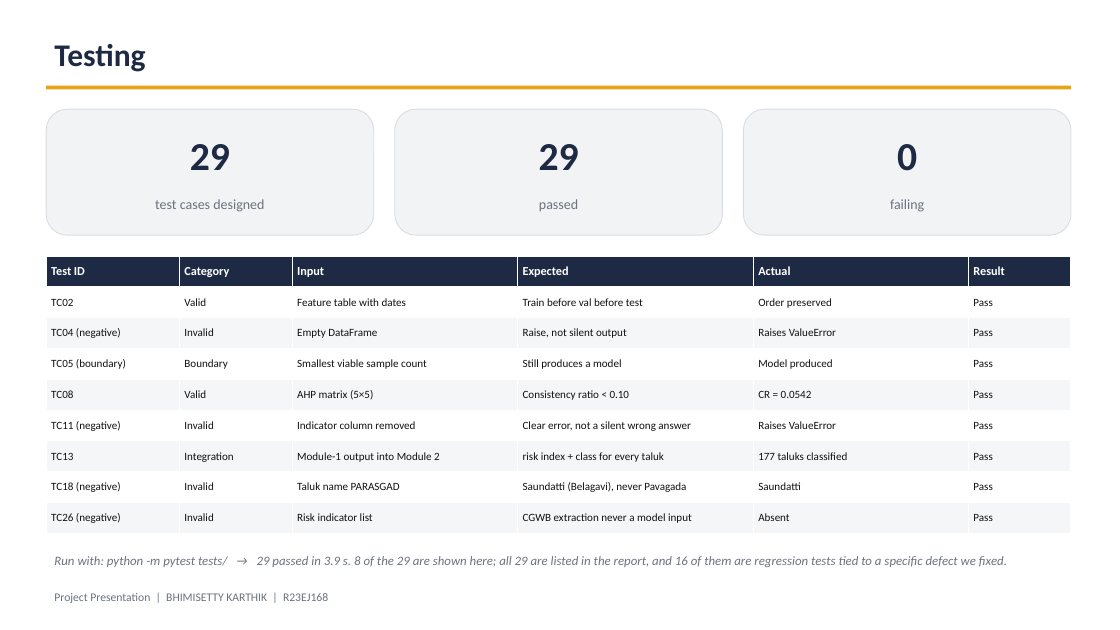
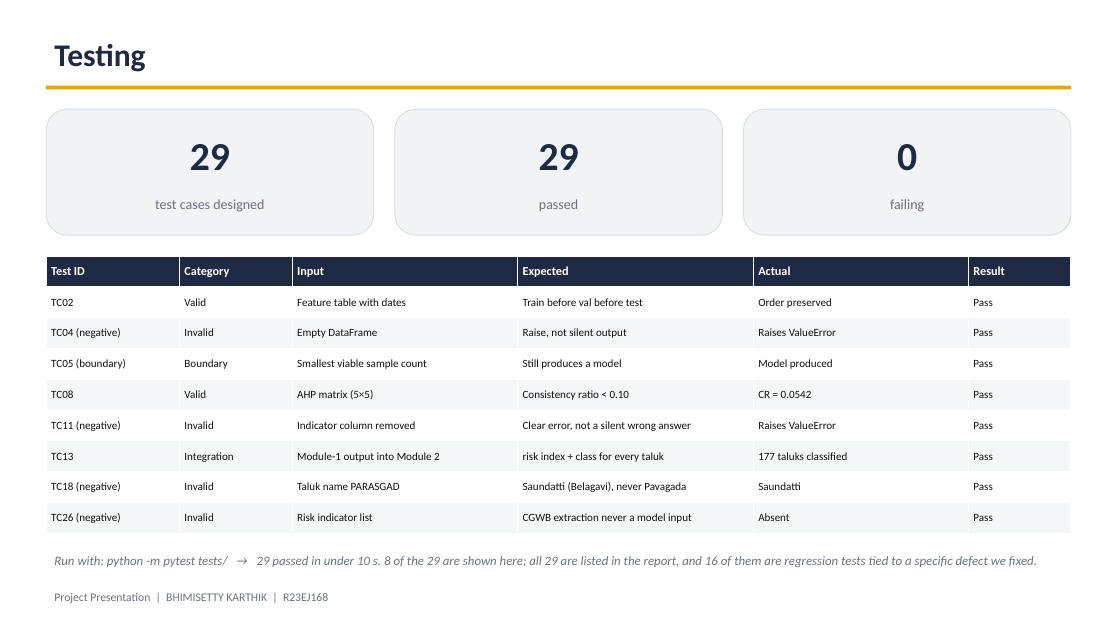
Before and after one commit to Koushik926/karnataka-groundwater-ml, a slide deck: slide 11 of Week4_Task4_Core_Implementation/presentation/decks/Phase1_Review_BHIMISETTY_KARTHIK.pptx. Drawn at 1120x630 pixels with LibreOffice and Linux fonts; fonts in the diff are those of the drawing. Boxes give left, top, right and bottom in pixels: in the first picture for what was removed or moved away, otherwise in the second. Text is boxed around its words. In the diff, an @@ line names an element or a change of style, - is before the commit and + after.

```diff
--- a/Week4_Task4_Core_Implementation/presentation/decks/Phase1_Review_BHIMISETTY_KARTHIK.pptx
+++ b/Week4_Task4_Core_Implementation/presentation/decks/Phase1_Review_BHIMISETTY_KARTHIK.pptx
@@ text at bbox=[54, 556, 1037, 567]: text changed @@
-Run with: python -m pytest tests/ → 29 passed in 3.9 s. 8 of the 29 are shown here; all 29 are listed in the report, and 16 of them are regression tests tied to a specific defect we fixed.
+Run with: python -m pytest tests/ → 29 passed in under 10 s. 8 of the 29 are shown here; all 29 are listed in the report, and 16 of them are regression tests tied to a specific defect we fixed.
```
Also in this commit, not shown: 49 other files.
